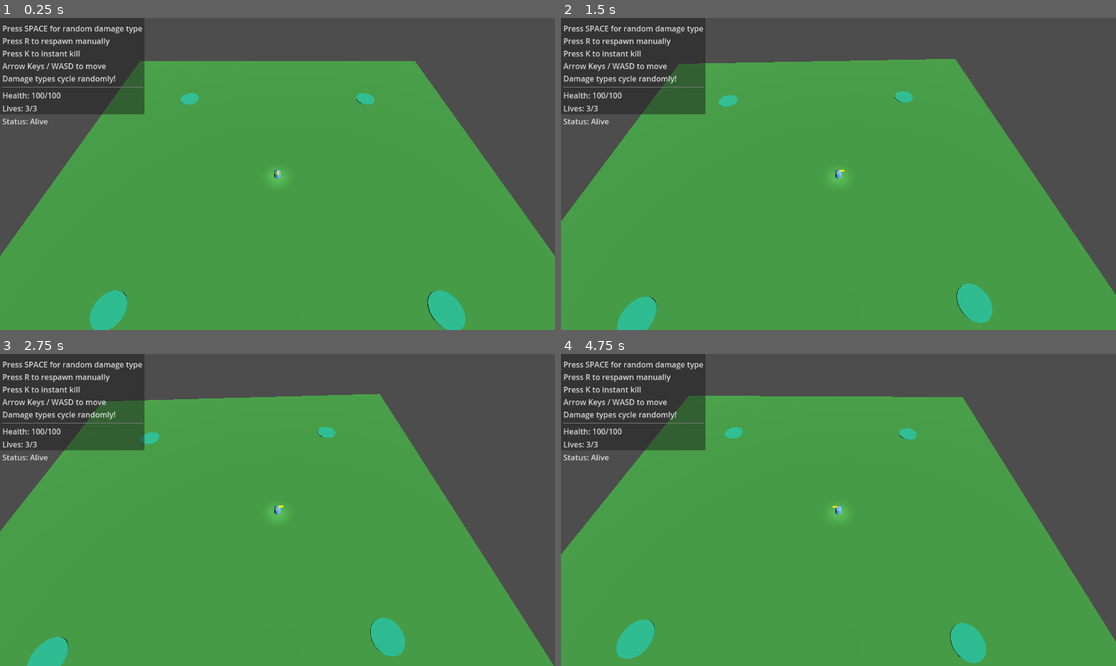
Above: before the commit, frames 1-4 (two rows, left to right).
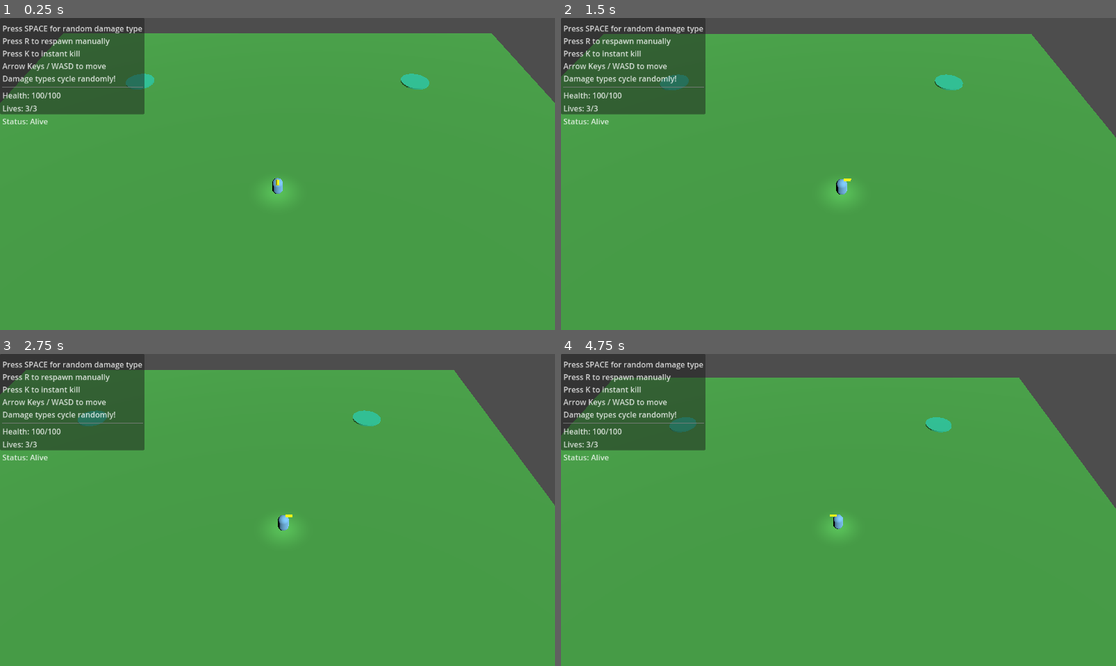
Above: after the commit, the same moments.

Repository: bbaserdem/GemBrawl
Game: Godot game, scene res://tests/TestCombat.tscn
The game is run twice, just before and just after one commit, with the same random seed, the same clock (stepped at 60 frames per second) and the same inputs. This scene is started directly instead of the project's main scene.
Inputs (mouse positions are in pixels of both pictures, inside the frame that each line leads up to):
- Up to frame 1 (0.25 s): no input
- Up to frame 2 (1.5 s): tap Space (use_skill) at 0.5, 1.25 s; move the mouse to (960, 158) at 0.52 s; hold D (move_right) 0.53-1.25 s; hold E (attack_aoe) 0.53-1.25 s; click (960, 158) at 0.67 s; drag from (727, 189) to (810, 236) at 1.27 s
- Up to frame 3 (2.75 s): tap Space (use_skill) at 2 s; move the mouse to (333, 441) at 2.02 s; hold D (move_right) from 2.03 s (still down); hold Q (attack_ranged) from 2.03 s (still down)
- Up to frame 4 (4.75 s): release D (move_right) at 2.75 s; release Q (attack_ranged) at 2.75 s; tap Space (use_skill) at 2.75, 3.5, 4.25 s; drag from (810, 572) to (672, 463) at 2.77 s; move the mouse to (1005, 556) at 3.52 s; hold A (move_left) 3.53-4.25 s; hold Mouse wheel down (camera_zoom_out) 3.53-4.25 s; drag from (672, 463) to (755, 432) at 4.27 s

The runs differ from the first frame. In frame 1, 24% of the frame differs, in the area x 0-100%, y 4-100%; in frame 2, 24%; in frame 3, 24%; in frame 4, 20%.

Commit message:
fix: suppress debug messages in test scenes and cleanup unused camera scripts
- Remove debug print for missing local player in CameraController
- Delete unused SimpleCamera.gd and SimpleCameraController.gd scripts
- Update TestCombat.tscn to use proper CameraController setup

🤖 Generated with [Claude Code](https://claude.ai/code)

Co-Authored-By: Claude <noreply@anthropic.com>

Diff:
--- a/gembrawl/game/CameraController.gd
+++ b/gembrawl/game/CameraController.gd
@@ -367,4 +367,4 @@
 				print("CameraController: Found local player: ", child.name)
 				return
 
-	print("CameraController: No local player found")
+	# Debug message suppressed - no local player is expected in some test scenes
--- a/gembrawl/game/SimpleCamera.gd
+++ /dev/null
@@ -1,29 +0,0 @@
-## Simple camera controller for testing
-## Follows target without interfering with player input
-class_name SimpleCamera
-extends Node3D
-
-@export var follow_target: Node3D
-@export var follow_distance: float = 20.0
-@export var follow_height: float = 15.0
-@export var follow_smoothness: float = 5.0
-
-func _ready() -> void:
-	# Find player if not set
-	if not follow_target:
-		follow_target = get_node_or_null("../Player")
-
-func _process(delta: float) -> void:
-	if not follow_target:
-		return
-
-	# Calculate target position
-	var target_pos = follow_target.global_position
-	target_pos.y = follow_target.global_position.y + follow_height
-	target_pos.z += follow_distance * 0.5  # Offset backwards
-
-	# Smoothly follow
-	global_position = global_position.lerp(target_pos, follow_smoothness * delta)
-
-	# Look at player
-	look_at(follow_target.global_position, Vector3.UP)
--- a/gembrawl/game/SimpleCameraController.gd
+++ /dev/null
@@ -1,29 +0,0 @@
-## Simple camera controller for testing
-## Follows target without interfering with player input
-class_name SimpleCameraController
-extends Node3D
-
-@export var follow_target: Node3D
-@export var follow_distance: float = 20.0
-@export var follow_height: float = 15.0
-@export var follow_smoothness: float = 5.0
-
-func _ready() -> void:
-	# Find player if not set
-	if not follow_target:
-		follow_target = get_node_or_null("../Player")
-
-func _process(delta: float) -> void:
-	if not follow_target:
-		return
-
-	# Calculate target position
-	var target_pos = follow_target.global_position
-	target_pos.y = follow_target.global_position.y + follow_height
-	target_pos.z += follow_distance * 0.5  # Offset backwards
-
-	# Smoothly follow
-	global_position = global_position.lerp(target_pos, follow_smoothness * delta)
-
-	# Look at player
-	look_at(follow_target.global_position, Vector3.UP)
--- a/gembrawl/tests/TestCombat.tscn
+++ b/gembrawl/tests/TestCombat.tscn
@@ -1,7 +1,7 @@
 [gd_scene load_steps=8 format=3 uid="uid://bevrklvpiuccw"]
 
 [ext_resource type="PackedScene" path="res://characters/PlayerCharacter.tscn" id="1_p4n5x"]
-[ext_resource type="Script" path="res://game/SimpleCamera.gd" id="3_vy5kt"]
+[ext_resource type="Script" path="res://game/CameraController.gd" id="3_vy5kt"]
 [ext_resource type="Script" path="res://tests/TestCombatController.gd" id="4_t8cyn"]
 [ext_resource type="Script" path="res://tests/SpawnPointVisual.gd" id="5_spawn"]
 
@@ -29,11 +29,21 @@
 [node name="Player" parent="." instance=ExtResource("1_p4n5x")]
 transform = Transform3D(1, 0, 0, 0, 1, 0, 0, 0, 1, 0, 1, 0)
 
-[node name="CameraContainer" type="Node3D" parent="."]
-transform = Transform3D(1, 0, 0, 0, 0.866025, 0.5, 0, -0.5, 0.866025, 0, 15, 10)
+[node name="CameraController" type="Node3D" parent="."]
 script = ExtResource("3_vy5kt")
+look_at_offset = Vector3(0, 1, 0)
+tilt_angle = 45.0
+zoom_speed = 2.0
+min_zoom = 8.0
+max_zoom = 30.0
+follow_smoothness = 8.0
 
-[node name="Camera3D" type="Camera3D" parent="CameraContainer"]
+[node name="CameraPivot" type="Node3D" parent="CameraController"]
+transform = Transform3D(1, 0, 0, 0, 0.707107, 0.707107, 0, -0.707107, 0.707107, 0, 0, 0)
+
+[node name="Camera3D" type="Camera3D" parent="CameraController/CameraPivot"]
+transform = Transform3D(1, 0, 0, 0, 1, 0, 0, 0, 1, 0, 0, 20)
+fov = 45.0
 
 [node name="SpawnPoints" type="Node3D" parent="."]
 
